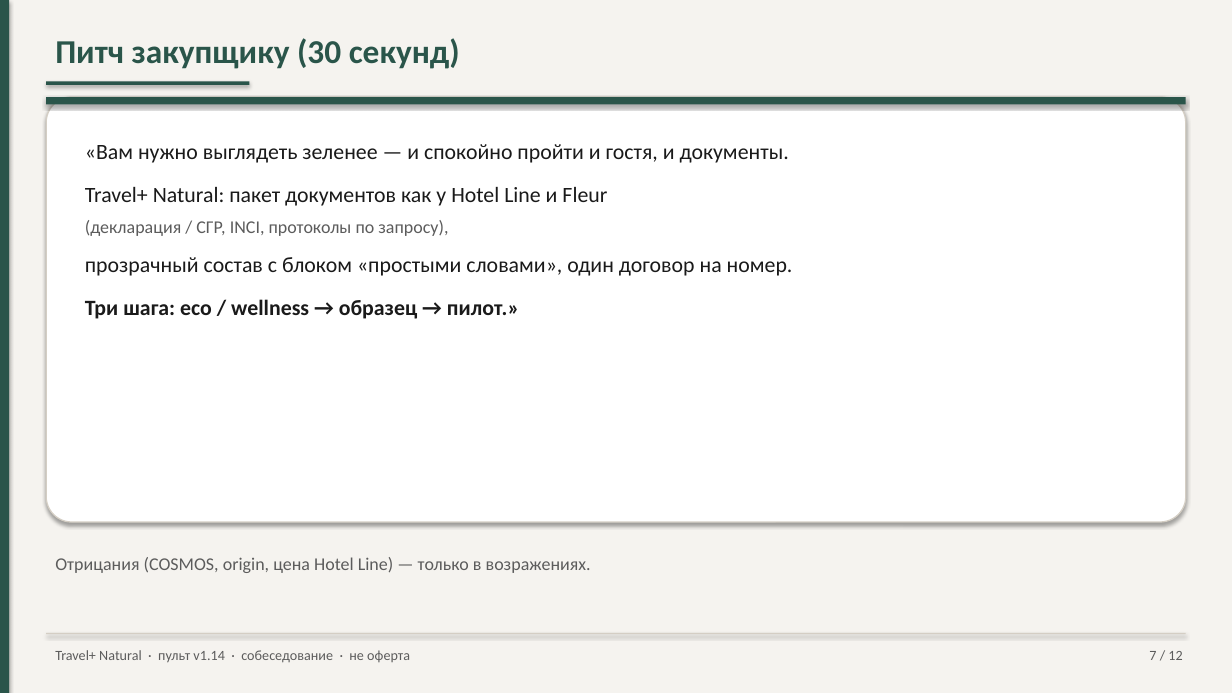
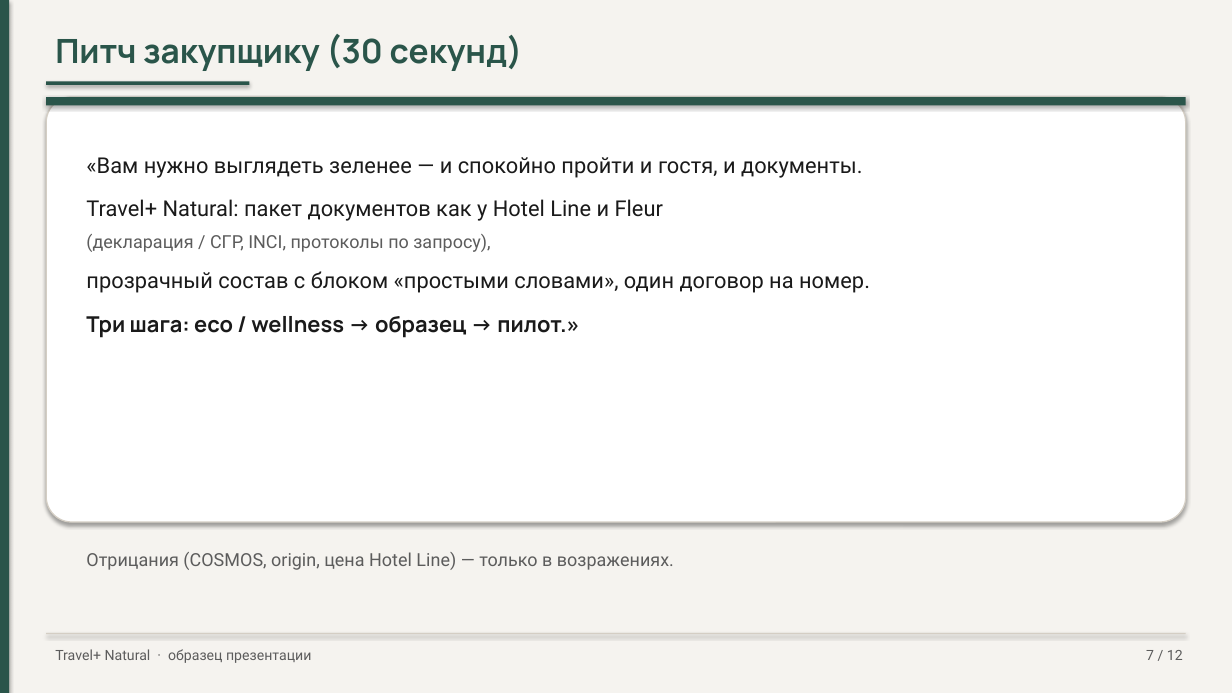
Before and after one commit to pagasbot-coder/Banya-Digital, a slide deck: slide 7 of knowledge-base/presentation-travelplus-interview.pptx. Drawn at 1232x693 pixels with LibreOffice and Linux fonts; fonts in the diff are those of the drawing. Boxes give left, top, right and bottom in pixels: in the first picture for what was removed or moved away, otherwise in the second. Text is boxed around its words. In the diff, an @@ line names an element or a change of style, - is before the commit and + after.

```diff
--- a/knowledge-base/presentation-travelplus-interview.pptx
+++ b/knowledge-base/presentation-travelplus-interview.pptx
@@ text "Питч закупщику (30 секунд)" at <box>55,34,523,71</box>: font Calibri to Manrope @@
@@ text "«Вам нужно выглядеть зеленее — ...": place and size @@
-text "«Вам нужно выглядеть зеленее — ..." at <box>85,144,793,319</box>
+text "«Вам нужно выглядеть зеленее — ..." at <box>86,157,870,338</box>
@@ text "«Вам нужно выглядеть зеленее — ..." at <box>86,157,870,338</box>: font Calibri to Roboto in "«Вам нужно выглядеть зеленее — и спокойно ...", "Travel+ Natural: пакет документов как у Hotel ...", "(декларация / СГР, INCI, протоколы по запросу),", "прозрачный состав с блоком «простыми словами», один ..."; font Calibri to Manrope in "Три шага: eco / wellness → образец ..."; line spacing 1.15 to 1.18 @@
@@ text "Отрицания (COSMOS, origin, цена Hotel ...": place and size @@
-text "Отрицания (COSMOS, origin, цена Hotel ..." at <box>55,557,591,573</box>
+text "Отрицания (COSMOS, origin, цена Hotel ..." at <box>86,552,674,570</box>
@@ text "Отрицания (COSMOS, origin, цена Hotel ..." at <box>86,552,674,570</box>: font Calibri to Roboto; line spacing 1.15 to 1.18; less space between paragraphs @@
@@ text at <box>55,649,311,663</box>: text changed; font Calibri to Roboto @@
-Travel+ Natural · пульт v1.14 · собеседование · не оферта
+Travel+ Natural · образец презентации
@@ text "7 / 12" at <box>1146,650,1183,660</box>: font Calibri to Roboto @@
```
Also in this commit, not shown: 11 other slides changed, 2 other files.
